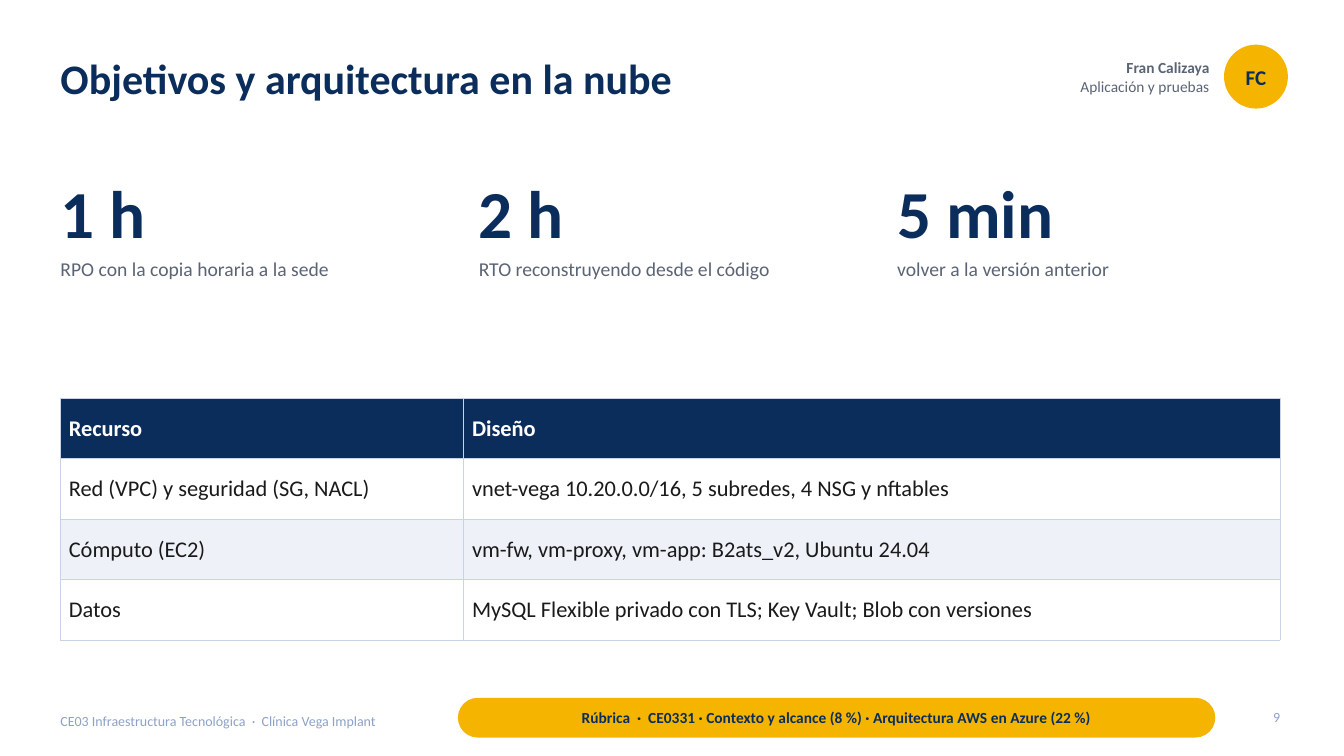
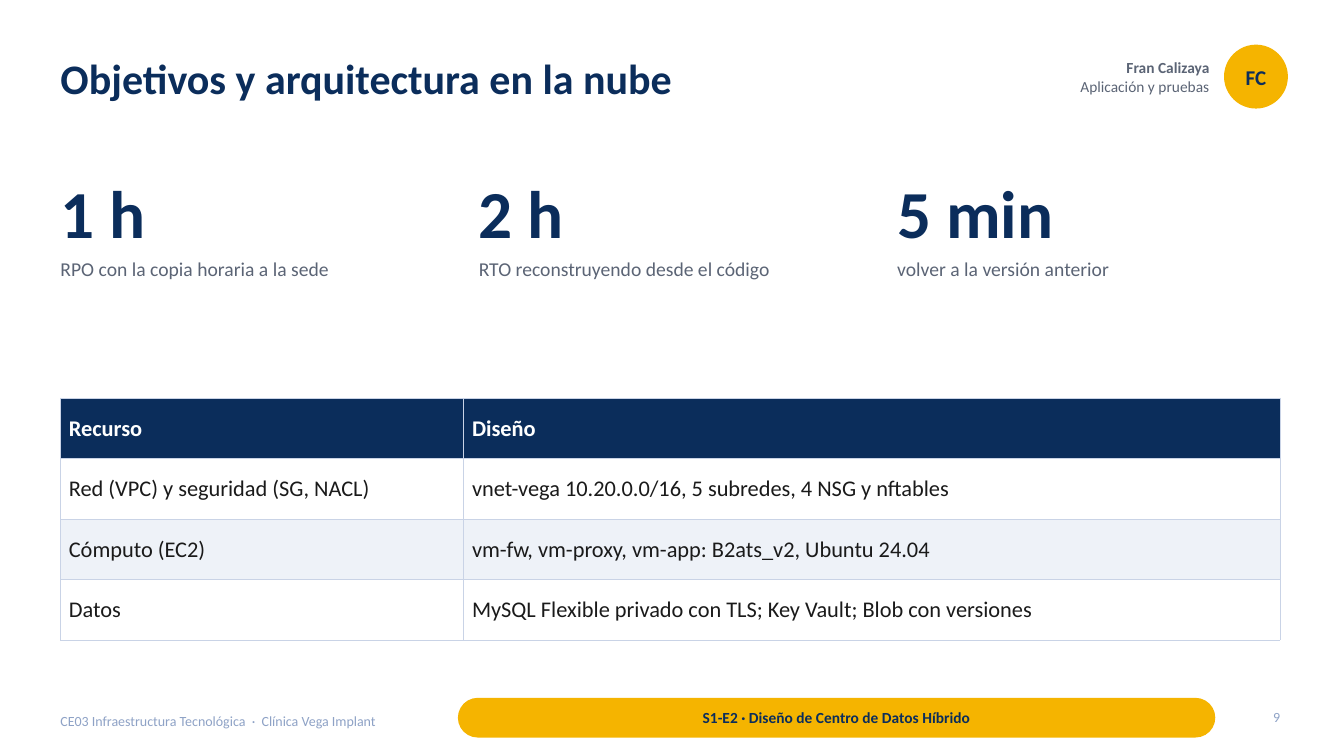
Before and after one commit to francalizaya266-sudo/venga-implantes, a slide deck: slide 9 of docs/entregables/CE03-infraestructura/presentaciones/CE03-Infraestructura-Tecnologica.pptx. Drawn at 1344x756 pixels with LibreOffice and Linux fonts; fonts in the diff are those of the drawing. Boxes give left, top, right and bottom in pixels: in the first picture for what was removed or moved away, otherwise in the second. Text is boxed around its words. In the diff, an @@ line names an element or a change of style, - is before the commit and + after.

```diff
--- a/docs/entregables/CE03-infraestructura/presentaciones/CE03-Infraestructura-Tecnologica.pptx
+++ b/docs/entregables/CE03-infraestructura/presentaciones/CE03-Infraestructura-Tecnologica.pptx
@@ text at bbox=[703, 712, 970, 723]: text changed @@
-Rúbrica · CE0331 · Contexto y alcance (8 %) · Arquitectura AWS en Azure (22 %)
+S1-E2 · Diseño de Centro de Datos Híbrido
```
Also in this commit, not shown: 22 other slides changed, 3 other files.
